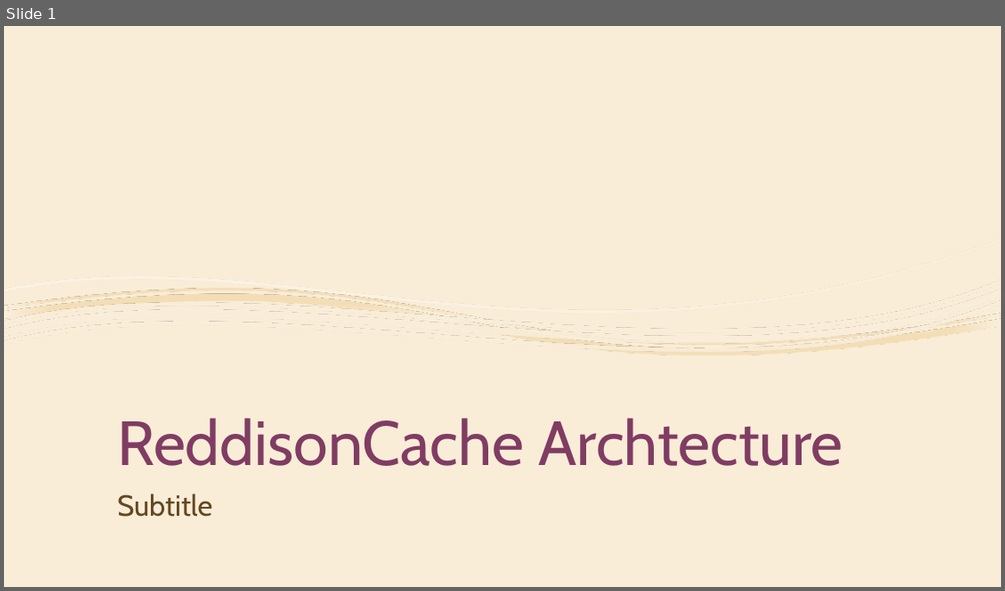
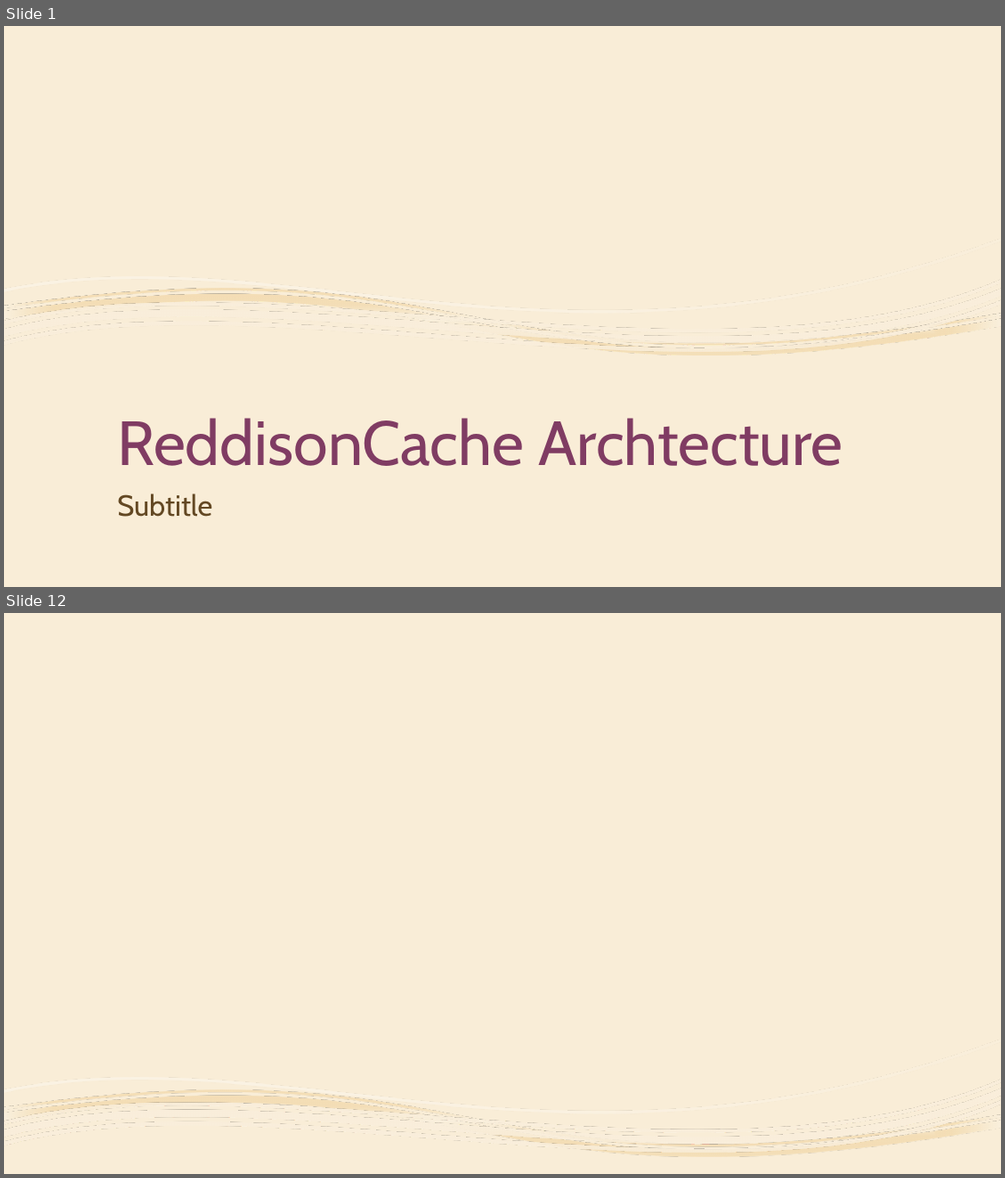
Before and after one commit to GreenwaysTechnology/Mphasis-Redis-March-22, a slide deck: reddsion.pptx. Shown one above the other, each under a label of ours: slide 1 before the commit, slides 1 and 12 after it; the slides between them are not shown. The pictures are 1005x591 and 1005x1178 pixels, drawn with LibreOffice and Linux fonts; fonts in the diff are those of the drawing; background and template pictures are left out. Boxes give left, top, right and bottom in pixels: in the first picture for what was removed or moved away, otherwise in the second. Text is boxed around its words. In the diff, an @@ line names an element or a change of style, - is before the commit and + after.

```diff
--- a/reddsion.pptx
+++ b/reddsion.pptx
@@ slide 12 added at box(4, 613, 1001, 1174), background picture (left out) @@
@@ freeform shape added at box(4, 1022, 1001, 1174), fill gradient #FFFFFF to #F9EDD7 @@
@@ freeform shape added at box(4, 1040, 1001, 1174), fill gradient #FAF1DF to #F4DEB7 to #F4DDB3 @@
@@ freeform shape added at box(4, 1050, 1001, 1174), fill gradient #FFFFFF to #FAEFDC @@
```
Also in this commit, not shown: 2 other slides added, 24 other files.
